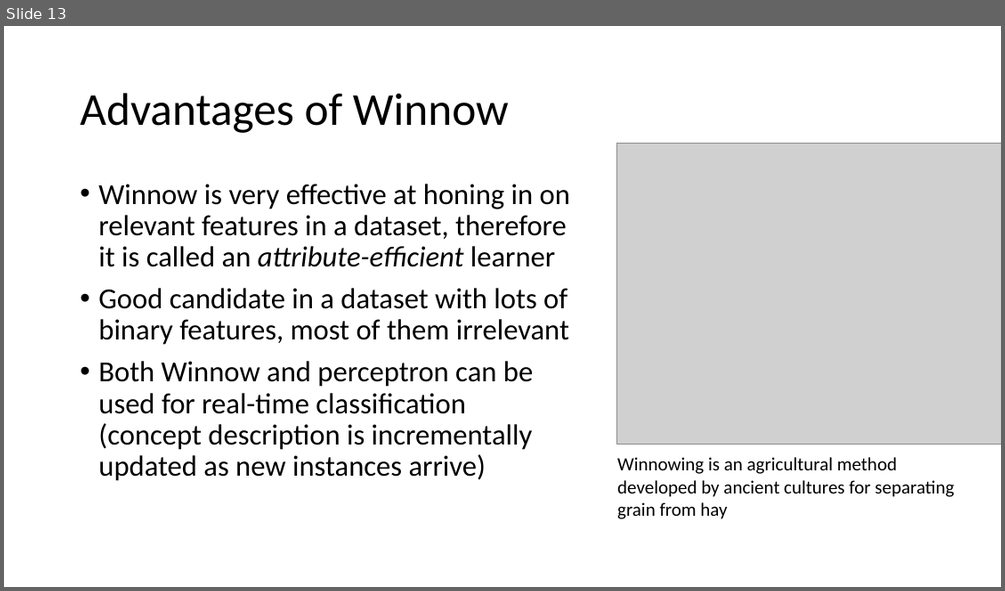
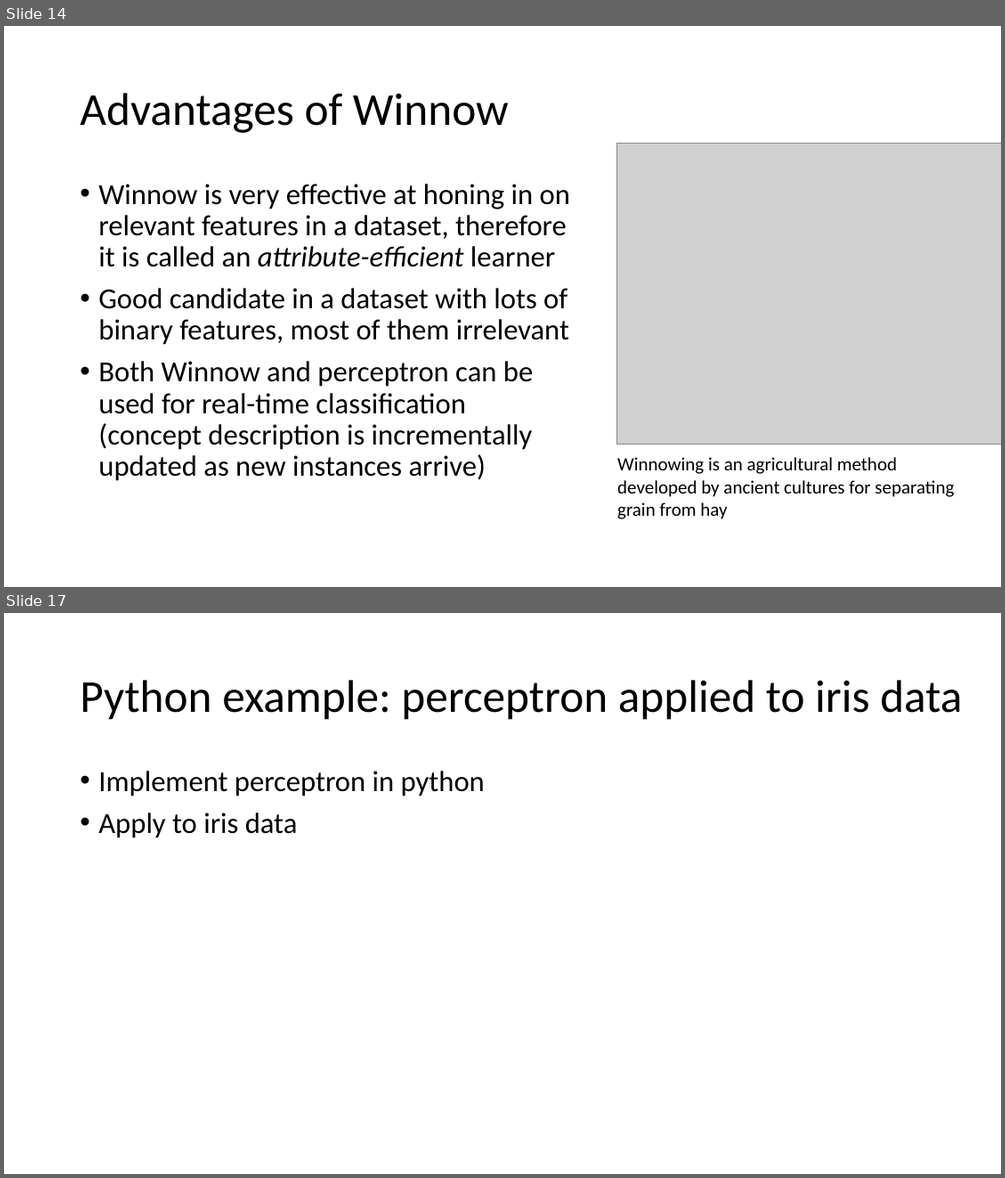
Before and after one commit to russellu/cs405, a slide deck: Lecture_09.pptx. Shown one above the other, each under a label of ours: slide 13 before the commit, slides 14 and 17 after it; the slides between them are not shown. The pictures are 1005x591 and 1005x1178 pixels, drawn with LibreOffice and Linux fonts; fonts in the diff are those of the drawing; grey boxes stand for pictures. Boxes give left, top, right and bottom in pixels: in the first picture for what was removed or moved away, otherwise in the second. Text is boxed around its words. In the diff, an @@ line names an element or a change of style, - is before the commit and + after.

```diff
--- a/Lecture_09.pptx
+++ b/Lecture_09.pptx
@@ slide 17 added at box(4, 613, 1001, 1174), background #FFFFFF @@
@@ title added at box(80, 680, 962, 720), 44 pt, text #000000 @@
+Python example: perceptron applied to iris data
@@ text added at box(98, 771, 485, 838), 28 pt, text #000000 @@
+• Implement perceptron in python
+• Apply to iris data
@@ what was slide 13 is now slide 14 @@
```
Also in this commit, not shown: 7 slides changed, 1 other slide added, 2 slides removed, 1 other file.
